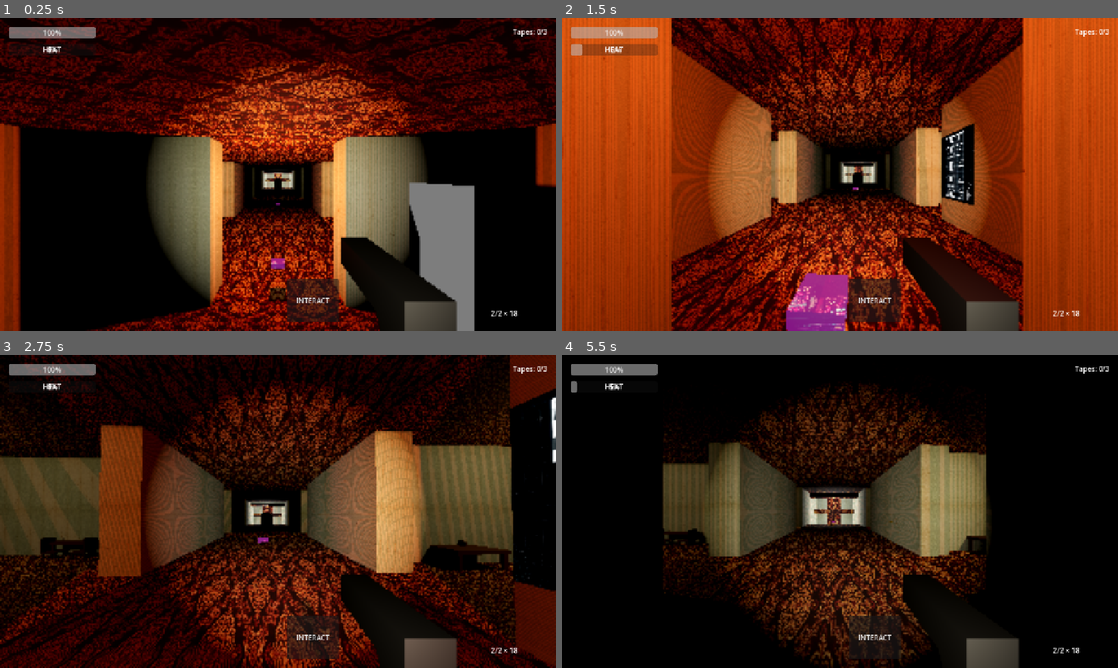
Above: before the commit, frames 1-4 (two rows, left to right).
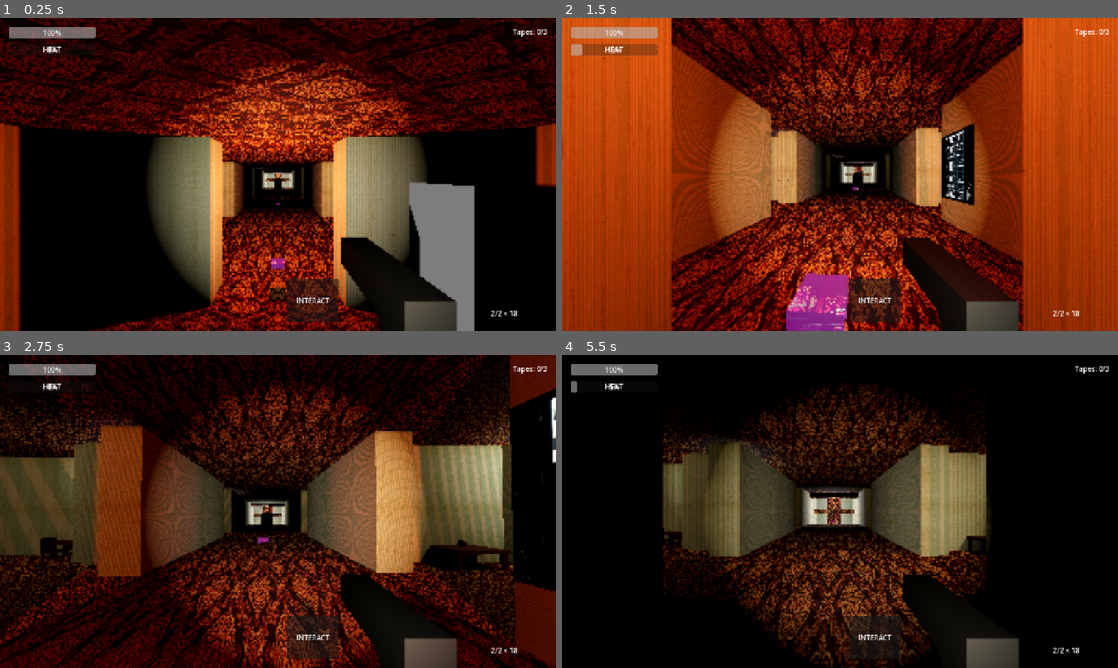
Above: after the commit, the same moments.

Repository: sergesvalov/alex_fight
Game: Godot game, scene res://scenes/levels/hotel_siberia/hotel_level.tscn
Two runs of this game, one before a commit and one after it. Both use one fixed random seed, a clock stepped at 60 frames per second and the inputs below.
Inputs (mouse positions are in pixels of both pictures, inside the frame that each line leads up to):
- Up to frame 1 (0.25 s): no input
- Up to frame 2 (1.5 s): move the mouse to (867, 174) at 0.52 s; hold Up (ui_up) from 0.53 s (still down); click (867, 174) at 0.6 s; move the mouse to (812, 174) at 1.27 s; click (812, 174) at 1.35 s
- Up to frame 3 (2.75 s): keep holding Up (ui_up); move the mouse to (289, 505) at 2.02 s; click (289, 505) at 2.1 s
- Up to frame 4 (5.5 s): keep holding Up (ui_up); move the mouse to (834, 517) at 2.77 s; click (834, 517) at 2.85 s; move the mouse to (878, 514) at 3.52 s; click (878, 514) at 3.6 s; move the mouse to (795, 508) at 4.27 s; click (795, 508) at 4.35 s; move the mouse to (845, 511) at 5.02 s; click (845, 511) at 5.1 s

The runs differ from the first frame. In frame 1, less than 0.1% of the frame differs, in the area x 46-48%, y 47-49%; in frame 2, 0.3%; in frame 3, 4.8%, in the area x 0-93%, y 18-68%; in frame 4, 1.0%.

Commit message:
level: add WC partitions (walls + lights) to all 6 hotel rooms per floor plan

Diff:
--- a/scenes/levels/hotel_siberia/hotel_level.tscn
+++ b/scenes/levels/hotel_siberia/hotel_level.tscn
@@ -468,6 +468,102 @@
 collision_layer = 2
 size = Vector3(7, 4, 1)
 material = SubResource("StandardMaterial3D_wall")
+
+; ======= WC / Уборные (по плану этажа) =======
+
+; --- WC RoomL1 (DBL ROOM 403) ---
+; Разделительная стена (S-граница WC, z=-15.5): отгораживает кабинку 2.5x2 в NE углу
+[node name="RoomL1_WC_WallS" type="CSGBox3D" parent="NavigationRegion3D/HotelGeometry"]
+transform = Transform3D(1, 0, 0, 0, 1, 0, 0, 0, 1, -4.25, 2, -15.5)
+use_collision = true
+collision_layer = 2
+size = Vector3(2.5, 4, 0.5)
+material = SubResource("StandardMaterial3D_wall")
+
+; Западная стена WC (x=-5.75): отделяет WC от основной части комнаты
+[node name="RoomL1_WC_WallW" type="CSGBox3D" parent="NavigationRegion3D/HotelGeometry"]
+transform = Transform3D(1, 0, 0, 0, 1, 0, 0, 0, 1, -5.75, 2, -16.5)
+use_collision = true
+collision_layer = 2
+size = Vector3(0.5, 4, 2)
+material = SubResource("StandardMaterial3D_wall")
+
+; --- WC RoomL2 (DBL ROOM 405) ---
+[node name="RoomL2_WC_WallS" type="CSGBox3D" parent="NavigationRegion3D/HotelGeometry"]
+transform = Transform3D(1, 0, 0, 0, 1, 0, 0, 0, 1, -4.25, 2, -28.0)
+use_collision = true
+collision_layer = 2
+size = Vector3(2.5, 4, 0.5)
+material = SubResource("StandardMaterial3D_wall")
+
+[node name="RoomL2_WC_WallW" type="CSGBox3D" parent="NavigationRegion3D/HotelGeometry"]
+transform = Transform3D(1, 0, 0, 0, 1, 0, 0, 0, 1, -5.75, 2, -29.0)
+use_collision = true
+collision_layer = 2
+size = Vector3(0.5, 4, 2)
+material = SubResource("StandardMaterial3D_wall")
+
+; --- WC RoomL3 (DBL ROOM 406/408) ---
+[node name="RoomL3_WC_WallS" type="CSGBox3D" parent="NavigationRegion3D/HotelGeometry"]
+transform = Transform3D(1, 0, 0, 0, 1, 0, 0, 0, 1, -4.25, 2, -40.5)
+use_collision = true
+collision_layer = 2
+size = Vector3(2.5, 4, 0.5)
+material = SubResource("StandardMaterial3D_wall")
+
+[node name="RoomL3_WC_WallW" type="CSGBox3D" parent="NavigationRegion3D/HotelGeometry"]
+transform = Transform3D(1, 0, 0, 0, 1, 0, 0, 0, 1, -5.75, 2, -41.5)
+use_collision = true
+collision_layer = 2
+size = Vector3(0.5, 4, 2)
+material = SubResource("StandardMaterial3D_wall")
+
+; --- WC RoomR1 (SNGL ROOM 413) ---
+; Кабинка 2x2 в NE углу (x: 8..10, z: -13.5..-15.5)
+[node name="RoomR1_WC_WallS" type="CSGBox3D" parent="NavigationRegion3D/HotelGeometry"]
+transform = Transform3D(1, 0, 0, 0, 1, 0, 0, 0, 1, 9, 2, -13.5)
+use_collision = true
+collision_layer = 2
+size = Vector3(2, 4, 0.5)
+material = SubResource("StandardMaterial3D_wall")
+
+[node name="RoomR1_WC_WallW" type="CSGBox3D" parent="NavigationRegion3D/HotelGeometry"]
+transform = Transform3D(1, 0, 0, 0, 1, 0, 0, 0, 1, 8, 2, -14.5)
+use_collision = true
+collision_layer = 2
+size = Vector3(0.5, 4, 2)
+material = SubResource("StandardMaterial3D_wall")
+
+; --- WC RoomR2 (SNGL ROOM 416) ---
+[node name="RoomR2_WC_WallS" type="CSGBox3D" parent="NavigationRegion3D/HotelGeometry"]
+transform = Transform3D(1, 0, 0, 0, 1, 0, 0, 0, 1, 9, 2, -26.0)
+use_collision = true
+collision_layer = 2
+size = Vector3(2, 4, 0.5)
+material = SubResource("StandardMaterial3D_wall")
+
+[node name="RoomR2_WC_WallW" type="CSGBox3D" parent="NavigationRegion3D/HotelGeometry"]
+transform = Transform3D(1, 0, 0, 0, 1, 0, 0, 0, 1, 8, 2, -27.0)
+use_collision = true
+collision_layer = 2
+size = Vector3(0.5, 4, 2)
+material = SubResource("StandardMaterial3D_wall")
+
+; --- WC RoomR3 (SNGL ROOM 417) ---
+[node name="RoomR3_WC_WallS" type="CSGBox3D" parent="NavigationRegion3D/HotelGeometry"]
+transform = Transform3D(1, 0, 0, 0, 1, 0, 0, 0, 1, 9, 2, -38.5)
+use_collision = true
+collision_layer = 2
+size = Vector3(2, 4, 0.5)
+material = SubResource("StandardMaterial3D_wall")
+
+[node name="RoomR3_WC_WallW" type="CSGBox3D" parent="NavigationRegion3D/HotelGeometry"]
+transform = Transform3D(1, 0, 0, 0, 1, 0, 0, 0, 1, 8, 2, -39.5)
+use_collision = true
+collision_layer = 2
+size = Vector3(0.5, 4, 2)
+material = SubResource("StandardMaterial3D_wall")
+
 [node name="Stairwell" type="CSGCombiner3D" parent="NavigationRegion3D/HotelGeometry"]
 transform = Transform3D(1, 0, 0, 0, 1, 0, 0, 0, 1, 0, 0, -45)
 use_collision = true
@@ -661,6 +757,42 @@
 omni_range = 10.0
 shadow_enabled = true
 
+[node name="WC_LightL_1" type="OmniLight3D" parent="InteractableObjects"]
+transform = Transform3D(1, 0, 0, 0, 1, 0, 0, 0, 1, -4.25, 3.5, -16.5)
+light_color = Color(0.85, 0.95, 1.0, 1)
+light_energy = 0.6
+omni_range = 4.0
+
+[node name="WC_LightR_1" type="OmniLight3D" parent="InteractableObjects"]
+transform = Transform3D(1, 0, 0, 0, 1, 0, 0, 0, 1, 9, 3.5, -14.5)
+light_color = Color(0.85, 0.95, 1.0, 1)
+light_energy = 0.6
+omni_range = 4.0
+
+[node name="WC_LightL_2" type="OmniLight3D" parent="InteractableObjects"]
+transform = Transform3D(1, 0, 0, 0, 1, 0, 0, 0, 1, -4.25, 3.5, -29.0)
+light_color = Color(0.85, 0.95, 1.0, 1)
+light_energy = 0.6
+omni_range = 4.0
+
+[node name="WC_LightR_2" type="OmniLight3D" parent="InteractableObjects"]
+transform = Transform3D(1, 0, 0, 0, 1, 0, 0, 0, 1, 9, 3.5, -27.0)
+light_color = Color(0.85, 0.95, 1.0, 1)
+light_energy = 0.6
+omni_range = 4.0
+
+[node name="WC_LightL_3" type="OmniLight3D" parent="InteractableObjects"]
+transform = Transform3D(1, 0, 0, 0, 1, 0, 0, 0, 1, -4.25, 3.5, -41.5)
+light_color = Color(0.85, 0.95, 1.0, 1)
+light_energy = 0.6
+omni_range = 4.0
+
+[node name="WC_LightR_3" type="OmniLight3D" parent="InteractableObjects"]
+transform = Transform3D(1, 0, 0, 0, 1, 0, 0, 0, 1, 9, 3.5, -39.5)
+light_color = Color(0.85, 0.95, 1.0, 1)
+light_energy = 0.6
+omni_range = 4.0
+
 [node name="Mirror" parent="InteractableObjects" instance=ExtResource("10_mirror")]
 transform = Transform3D(-4.37114e-08, 0, -1, 0, 1, 0, 1, 0, -4.37114e-08, 2.9, 0, -4)
 
